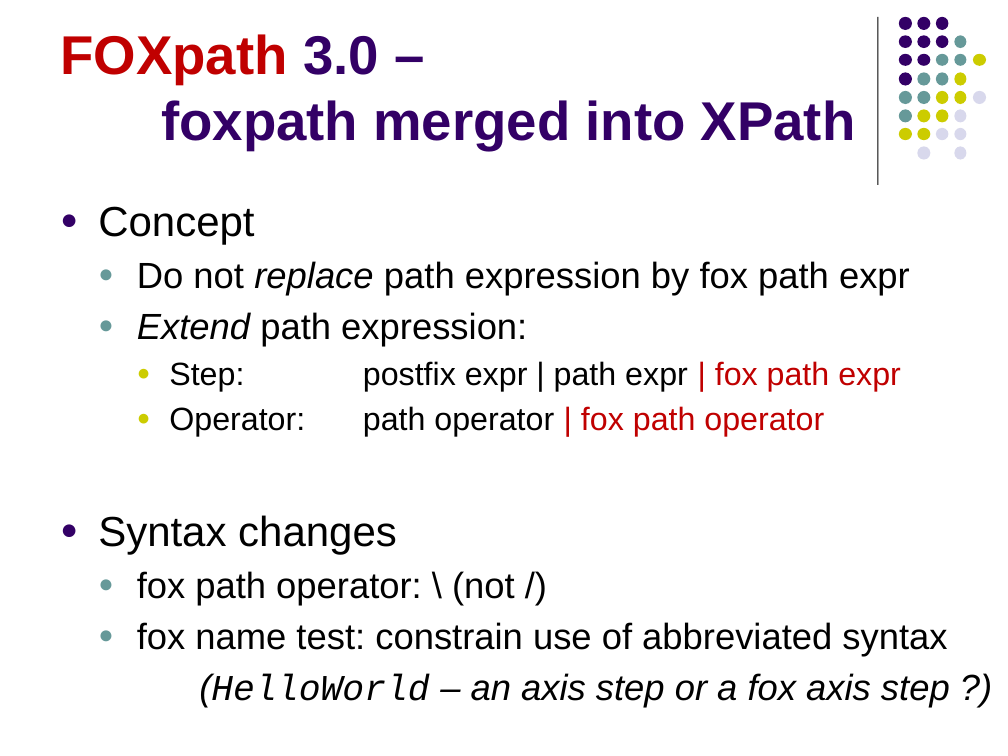
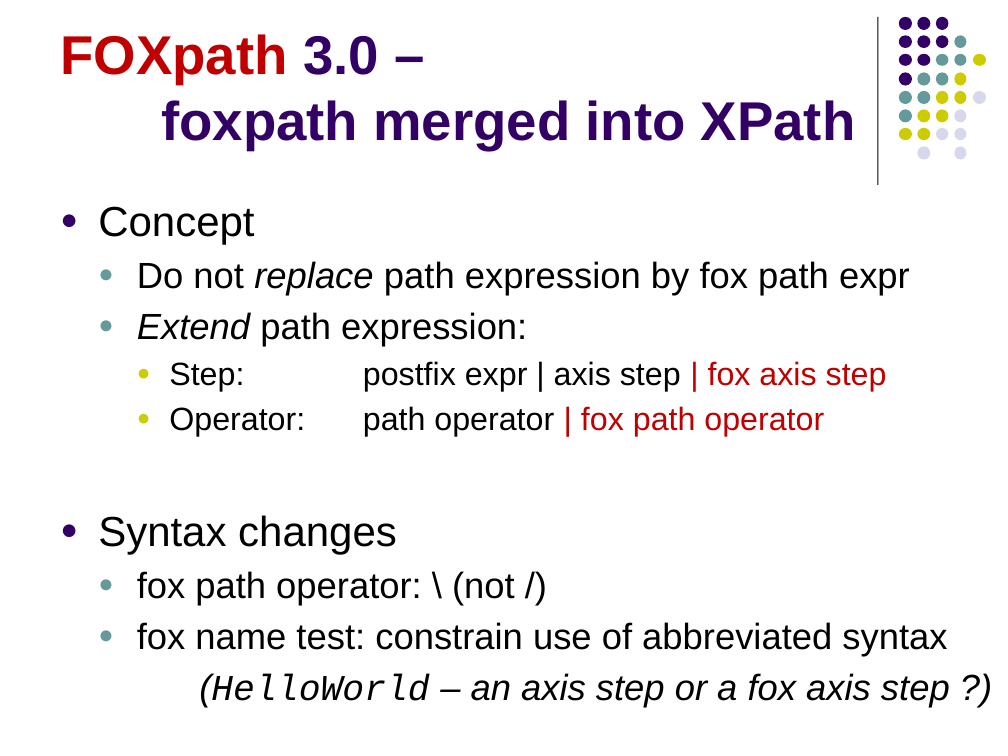
Before and after one commit to hrennau/foxpath, a slide deck: slide 19 of doc/foxpath.pptx. Drawn at 1008x756 pixels with LibreOffice and Linux fonts; fonts in the diff are those of the drawing. Boxes give left, top, right and bottom in pixels: in the first picture for what was removed or moved away, otherwise in the second. Text is boxed around its words. In the diff, an @@ line names an element or a change of style, - is before the commit and + after.

```diff
--- a/doc/foxpath.pptx
+++ b/doc/foxpath.pptx
@@ text at (169,361,887,391): text changed @@
-    ● Step: postfix expr | path expr | fox path expr
+    ● Step: postfix expr | axis step | fox axis step
```
Also in this commit, not shown: 6 other slides changed, 2 slides added, 1 slide removed, 2 other files.
